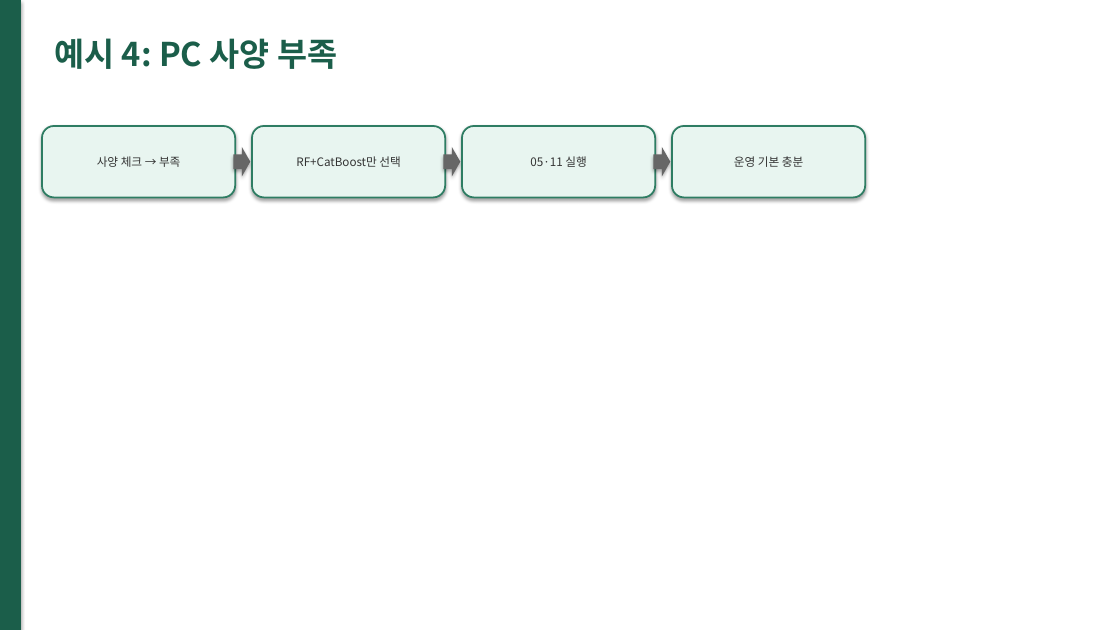
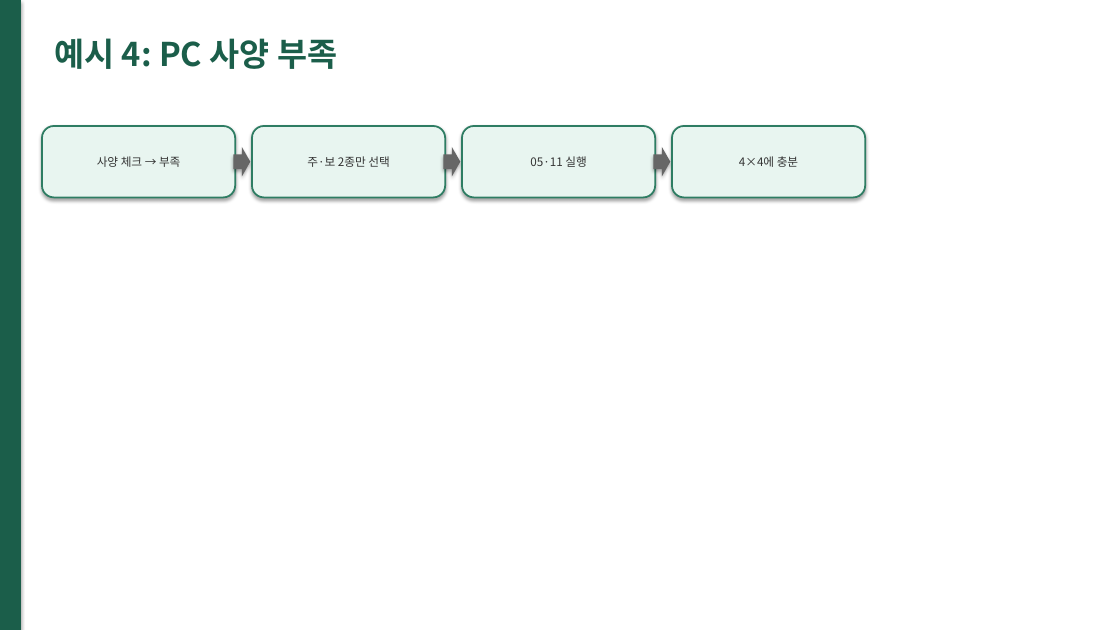
Before and after one commit to lky9464/LocalSubsidies_SupervisedLearning, a slide deck: slide 23 of docs/project_introduction.pptx. Drawn at 1120x630 pixels with LibreOffice and Linux fonts; fonts in the diff are those of the drawing. Boxes give left, top, right and bottom in pixels: in the first picture for what was removed or moved away, otherwise in the second. Text is boxed around its words. In the diff, an @@ line names an element or a change of style, - is before the commit and + after.

```diff
--- a/docs/project_introduction.pptx
+++ b/docs/project_introduction.pptx
@@ text in rounded rectangle at [307, 156, 389, 167]: text changed @@
-RF+CatBoost만 선택
+주·보 2종만 선택
@@ text in rounded rectangle at [739, 156, 798, 167]: text changed @@
-운영 기본 충분
+4×4에 충분
```
Also in this commit, not shown: 4 other slides changed, 28 other files.
